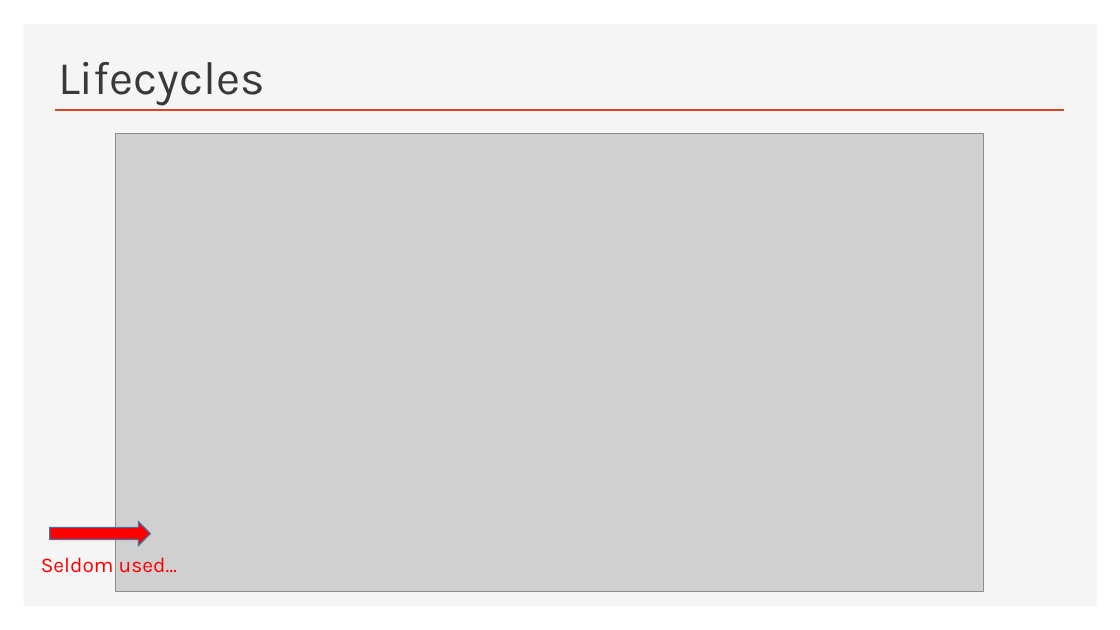
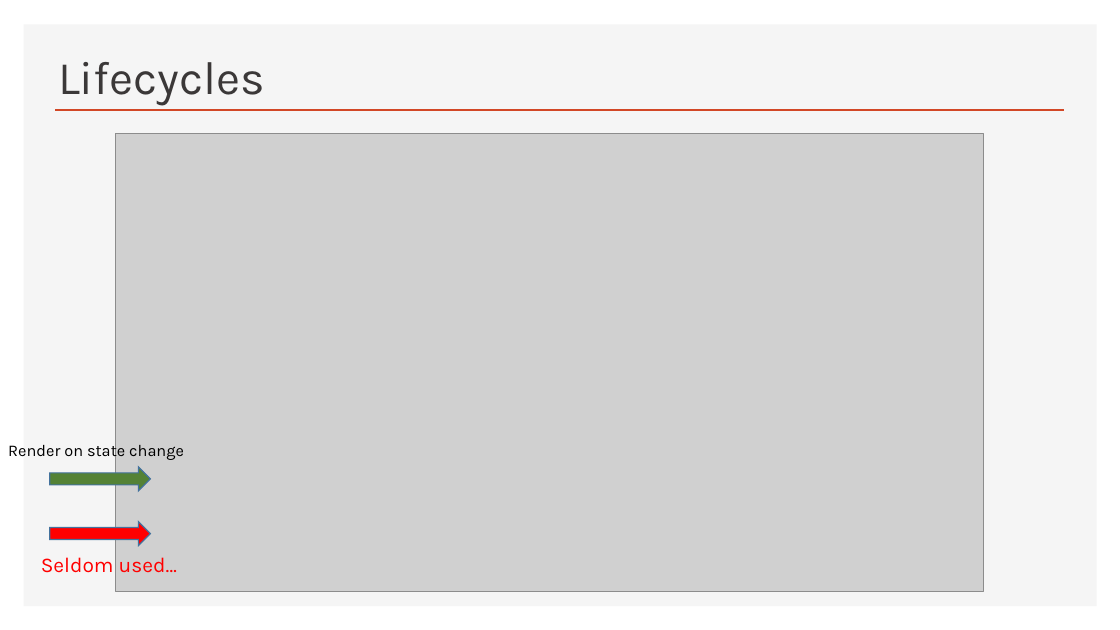
Before and after one commit to Python-Test-Engineer/web-components-v1, a slide deck: slide 38 of SLIDES/talk.pptx (slide 37 before the commit). Drawn at 1120x630 pixels with LibreOffice and Linux fonts; fonts in the diff are those of the drawing; grey boxes stand for pictures. Boxes give left, top, right and bottom in pixels: in the first picture for what was removed or moved away, otherwise in the second. Text is boxed around its words. In the diff, an @@ line names an element or a change of style, - is before the commit and + after.

```diff
--- a/SLIDES/talk.pptx
+++ b/SLIDES/talk.pptx
@@ text added at [8, 442, 184, 461], 14 pt, text #000000 @@
+Render on state change
@@ right arrow added at [50, 467, 150, 492], fill #548235, outline #43739E 1 pt @@
```
Also in this commit, not shown: 10 other slides changed, 2 other files.
